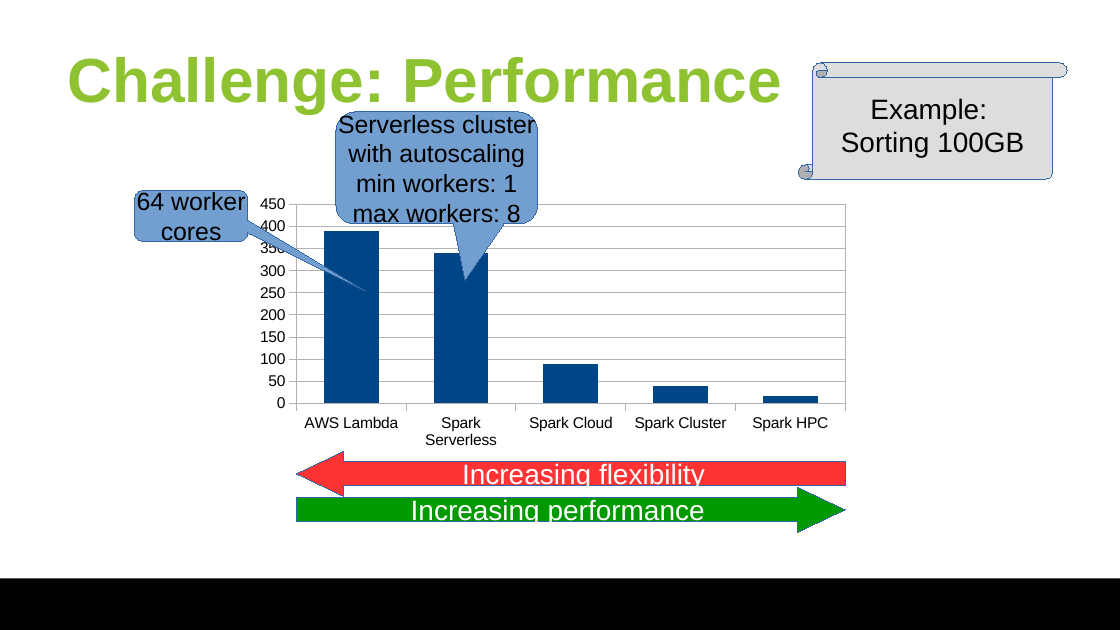
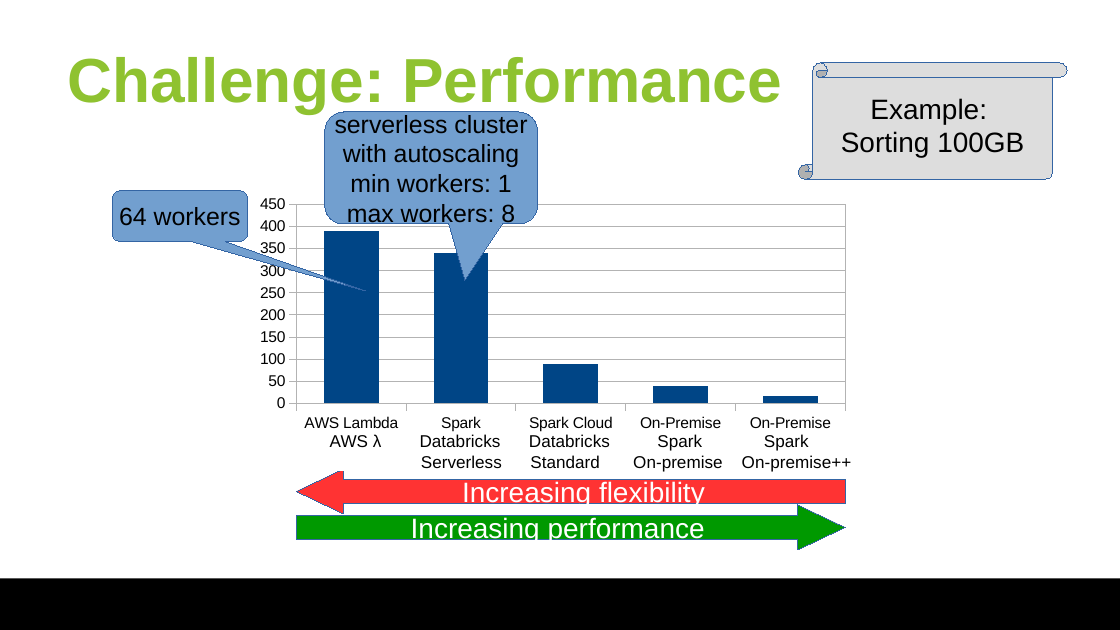
Before and after one commit to huangyibo/spark-summit-18, a slide deck: slide 5 of slides/spark-summit-18.odp (slide 6 before the commit). Drawn at 1120x630 pixels with LibreOffice and Linux fonts; fonts in the diff are those of the drawing; background and template pictures are left out. Boxes give left, top, right and bottom in pixels: in the first picture for what was removed or moved away, otherwise in the second. Text is boxed around its words. In the diff, an @@ line names an element or a change of style, - is before the commit and + after.

```diff
--- a/slides/spark-summit-18.odp
+++ b/slides/spark-summit-18.odp
@@ rounded speech box "serverless cluster": place and size @@
-rounded speech box "serverless cluster" at <box>336,112,538,224</box>
+rounded speech box "serverless cluster" at <box>325,112,538,224</box>
@@ rounded speech box "serverless cluster" at <box>325,112,538,224</box>: proportions changed @@
@@ text in rounded speech box at <box>335,113,527,134</box>: text changed @@
-Serverless cluster
+serverless cluster
@@ rounded speech box "64 workers" at <box>112,190,248,242</box>: proportions changed @@
@@ rounded speech box "64 workers": place and size @@
-rounded speech box "64 workers" at <box>134,190,248,242</box>
+rounded speech box "64 workers" at <box>112,190,248,242</box>
@@ text in rounded speech box at <box>119,207,241,226</box>: text changed @@
-64 worker
-cores
+64 workers
@@ column chart at <box>248,190,857,455</box> @@
-categories: AWS Lambda, Spark Serverless, Spark Cloud, Spark Cluster, Spark HPC
+categories: AWS Lambda, Spark Serverless, Spark Cloud, On-Premise, On-Premise
@@ rectangle added at <box>291,432,885,470</box>, fill #FFFFFF, outline #FFFFFF 0 pt, 11 pt, text #000000 @@
+AWS λ Databricks Databricks Spark Spark
+Serverless Standard On-premise On-premise++
@@ left arrow "Increasing flexibility": place and size @@
-left arrow "Increasing flexibility" at <box>297,451,846,496</box>
+left arrow "Increasing flexibility" at <box>297,469,846,514</box>
@@ left arrow "Increasing performance": place and size @@
-left arrow "Increasing performance" at <box>297,487,846,532</box>
+left arrow "Increasing performance" at <box>297,505,846,550</box>
```
Also in this commit, not shown: 9 other slides changed, 1 slide removed, 1 other file.
